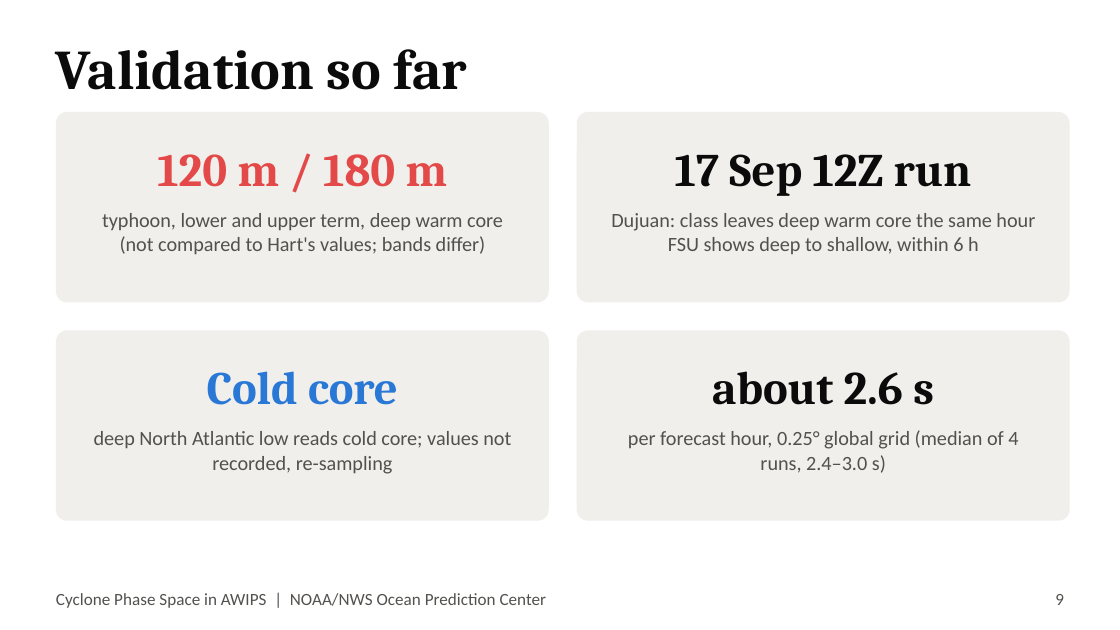
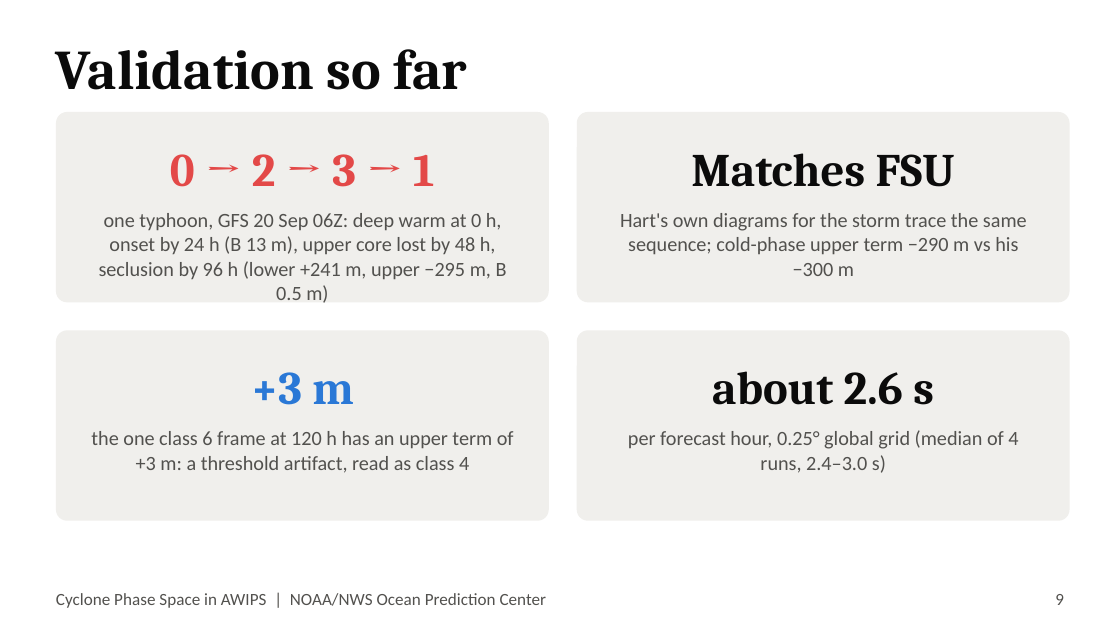
Before and after one commit to jkrek17/awips-tools, a slide deck: slide 9 of D2D/docs/TALK.pptx. Drawn at 1120x630 pixels with LibreOffice and Linux fonts; fonts in the diff are those of the drawing. Boxes give left, top, right and bottom in pixels: in the first picture for what was removed or moved away, otherwise in the second. Text is boxed around its words. In the diff, an @@ line names an element or a change of style, - is before the commit and + after.

```diff
--- a/D2D/docs/TALK.pptx
+++ b/D2D/docs/TALK.pptx
@@ text at <box>170,154,434,187</box>: text changed @@
-120 m / 180 m
+0 → 2 → 3 → 1
@@ text at <box>691,153,955,187</box>: text changed @@
-17 Sep 12Z run
+Matches FSU
@@ text at <box>99,213,507,303</box>: text changed @@
-typhoon, lower and upper term, deep warm core (not compared to Hart's values; bands differ)
+one typhoon, GFS 20 Sep 06Z: deep warm at 0 h, onset by 24 h (B 13 m), upper core lost by 48 h, seclusion by 96 h (lower +241 m, upper −295 m, B 0.5 m)
@@ text at <box>620,213,1027,276</box>: text changed @@
-Dujuan: class leaves deep warm core the same hour FSU shows deep to shallow, within 6 h
+Hart's own diagrams for the storm trace the same sequence; cold-phase upper term −290 m vs his −300 m
@@ text at <box>251,372,354,405</box>: text changed @@
-Cold core
++3 m
@@ text at <box>91,431,514,473</box>: text changed @@
-deep North Atlantic low reads cold core; values not recorded, re-sampling
+the one class 6 frame at 120 h has an upper term of +3 m: a threshold artifact, read as class 4
```
Also in this commit, not shown: 1 other file.
